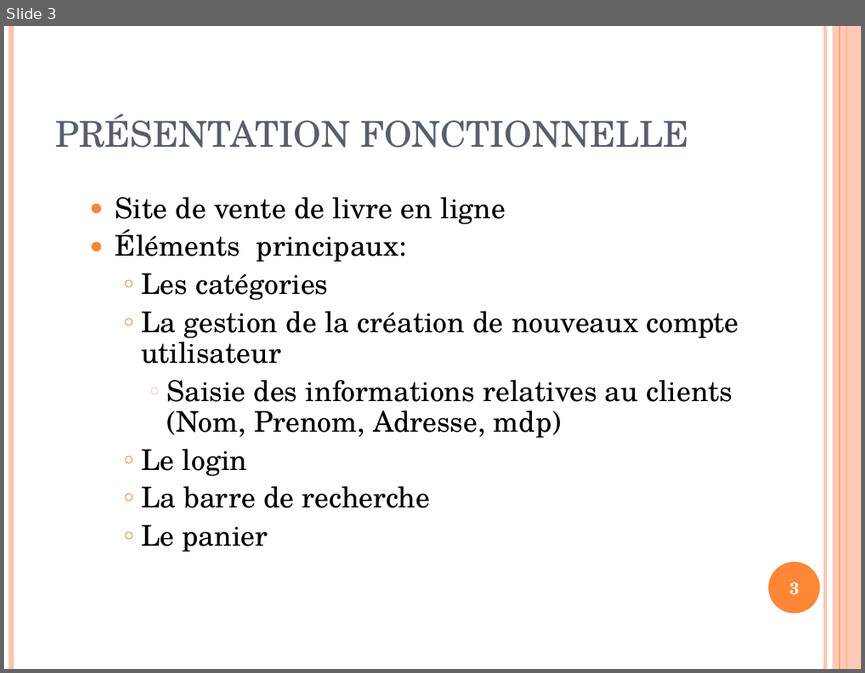
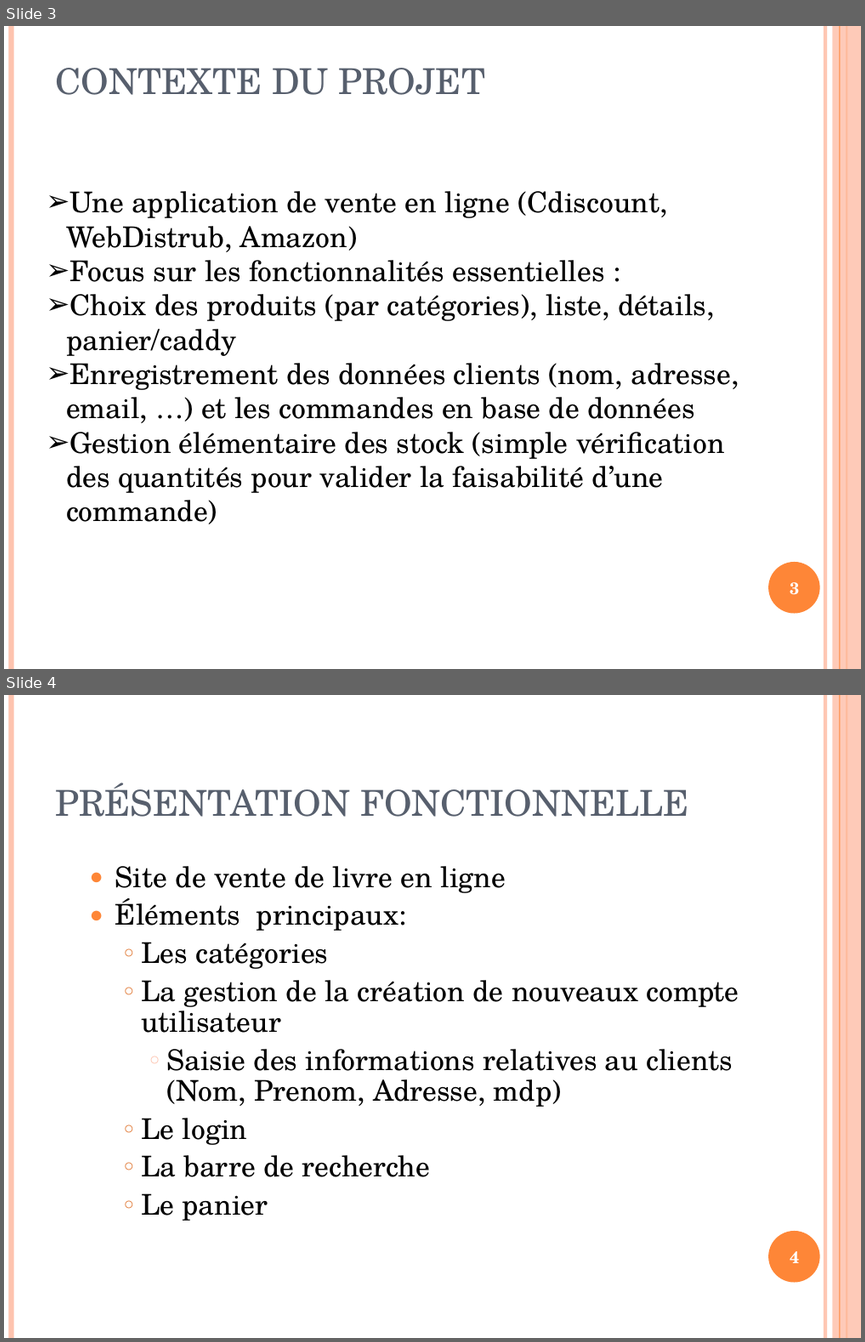
Before and after one commit to carlatgithub/jungleprod, a slide deck: SiteDeVenteEJungle_Carl.ppt. Shown one above the other, each under a label of ours: slide 3 before the commit, slides 3 and 4 after it. The pictures are 865x673 and 865x1342 pixels, drawn with LibreOffice and Linux fonts; fonts in the diff are those of the drawing. Boxes give left, top, right and bottom in pixels: in the first picture for what was removed or moved away, otherwise in the second. Text is boxed around its words. In the diff, an @@ line names an element or a change of style, - is before the commit and + after.

```diff
--- a/SiteDeVenteEJungle_Carl.ppt
+++ b/SiteDeVenteEJungle_Carl.ppt
@@ slide 3 added at box(4, 26, 861, 669), background #FFFFFF; not listed: 6 template elements that a slide beside it also shows @@
@@ title added at box(55, 68, 485, 95), 30 pt, text #575F6D @@
+CONTEXTE DU PROJET
@@ text added at box(66, 191, 738, 524), 24 pt, text #000000 @@
+➢ Une application de vente en ligne (Cdiscount, WebDistrub, Amazon)
+➢ Focus sur les fonctionnalités essentielles :
+➢ Choix des produits (par catégories), liste, détails, panier/caddy
+➢ Enregistrement des données clients (nom, adresse, email, …) et les commandes en base de données
+➢ Gestion élémentaire des stock (simple vérification des quantités pour valider la faisabilité d’une commande)
@@ page number added at box(789, 582, 799, 595), 14 pt, text #FFFFFF, bold @@
+3
@@ what was slide 3 is now slide 4 @@
@@ page number at box(789, 1251, 799, 1263): text changed @@
-3
+4
```
Also in this commit, not shown: 7 slides changed, 1 other slide added.
